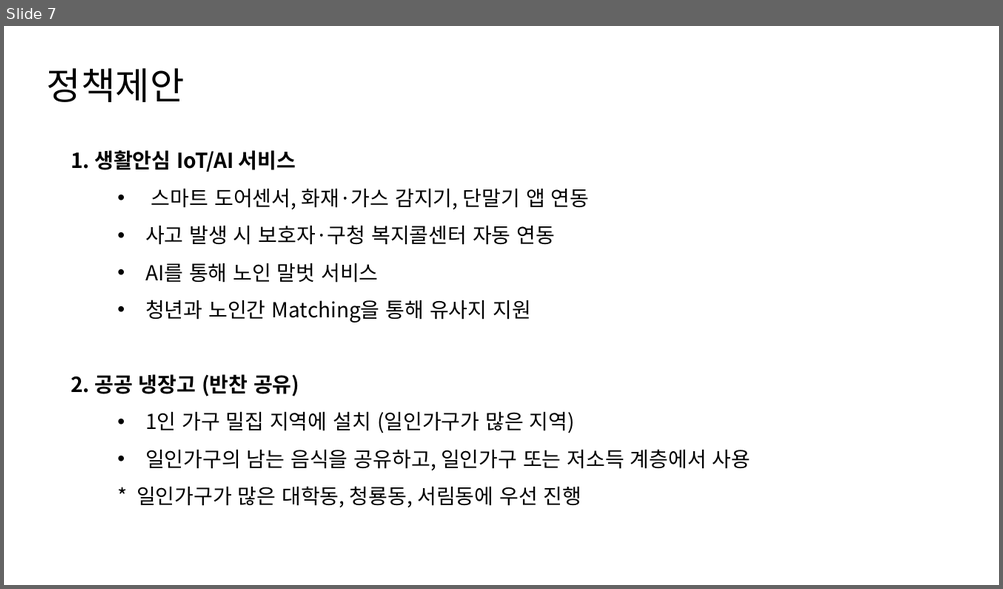
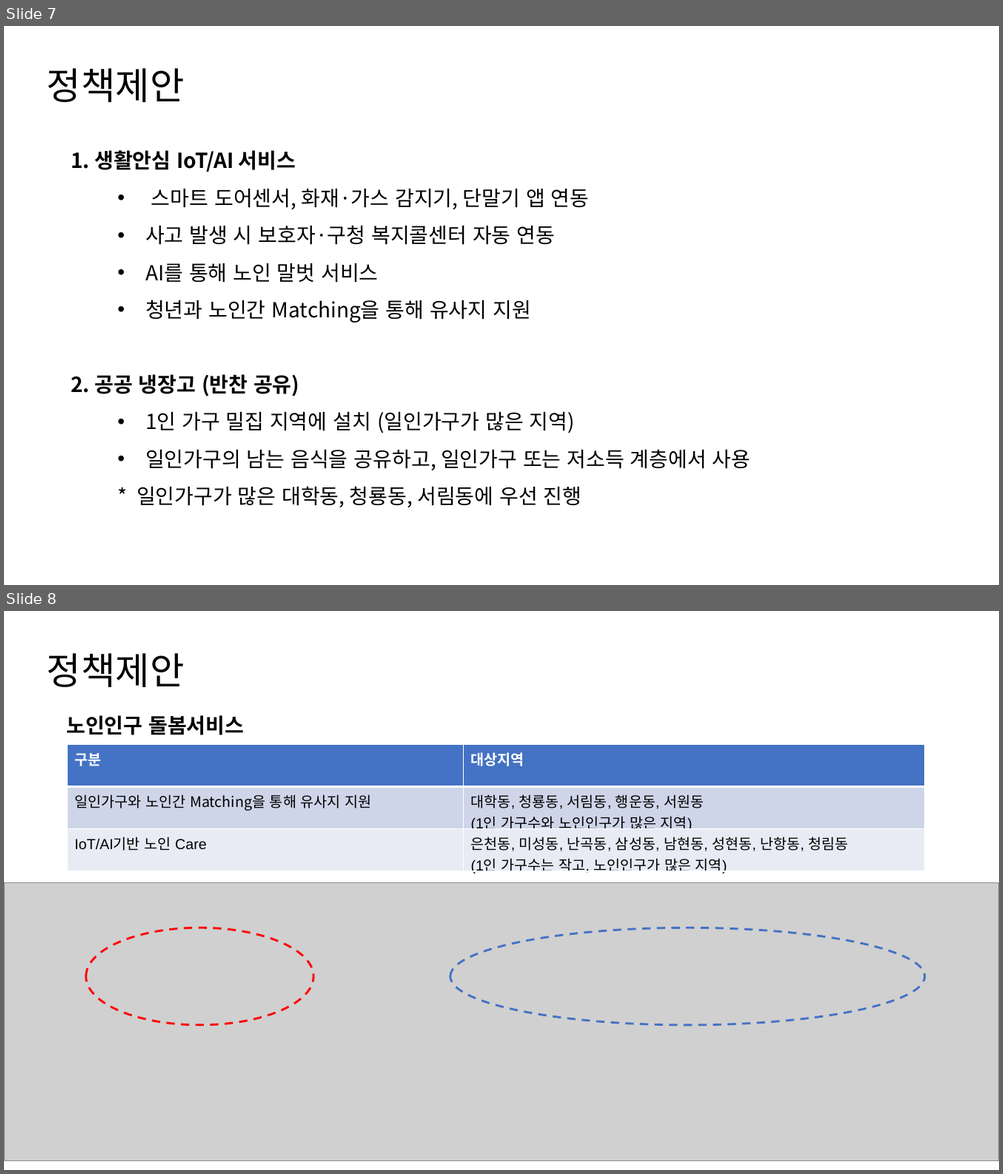
Before and after one commit to eunj07/login_policy_project, a slide deck: 관악구_인구정책_로그인.pptx. Shown one above the other, each under a label of ours: slide 7 before the commit, slides 7 and 8 after it. The pictures are 1003x589 and 1003x1174 pixels, drawn with LibreOffice and Linux fonts; fonts in the diff are those of the drawing; grey boxes stand for pictures. Boxes give left, top, right and bottom in pixels: in the first picture for what was removed or moved away, otherwise in the second. Text is boxed around its words. In the diff, an @@ line names an element or a change of style, - is before the commit and + after.

Commit message:
정책 제안 데이터 시각화 활동

```diff
--- a/관악구_인구정책_로그인.pptx
+++ b/관악구_인구정책_로그인.pptx
@@ slide 8 added at [4, 611, 999, 1170], background #FFFFFF @@
@@ text added at [47, 653, 184, 687], 36 pt, text #000000 @@
+정책제안
@@ text added at [66, 715, 244, 735], 20 pt, text #000000, bold @@
+노인인구 돌봄서비스
@@ table added at [68, 744, 925, 877], 3 rows, 2 columns @@
+구분 | 대상지역
+일인가구와 노인간 Matching을 통해 유사지 지원 | 대학동, 청룡동, 서림동, 행운동, 서원동 (1인 가구수와 노인인구가 많은 지역)
+IoT/AI기반 노인 Care | 은천동, 미성동, 난곡동, 삼성동, 남현동, 성현동, 난항동, 청림동 / (1인 가구수는 작고, 노인인구가 많은 지역)
@@ picture added at [4, 883, 999, 1161] @@
@@ ellipse added at [86, 928, 313, 1026], outline #FF0000 2 pt dashed @@
@@ ellipse added at [450, 928, 925, 1026], outline #4472C4 2 pt dashed @@
```
Also in this commit, not shown: 1 other slide added, 1 slide removed, 3 other files.
